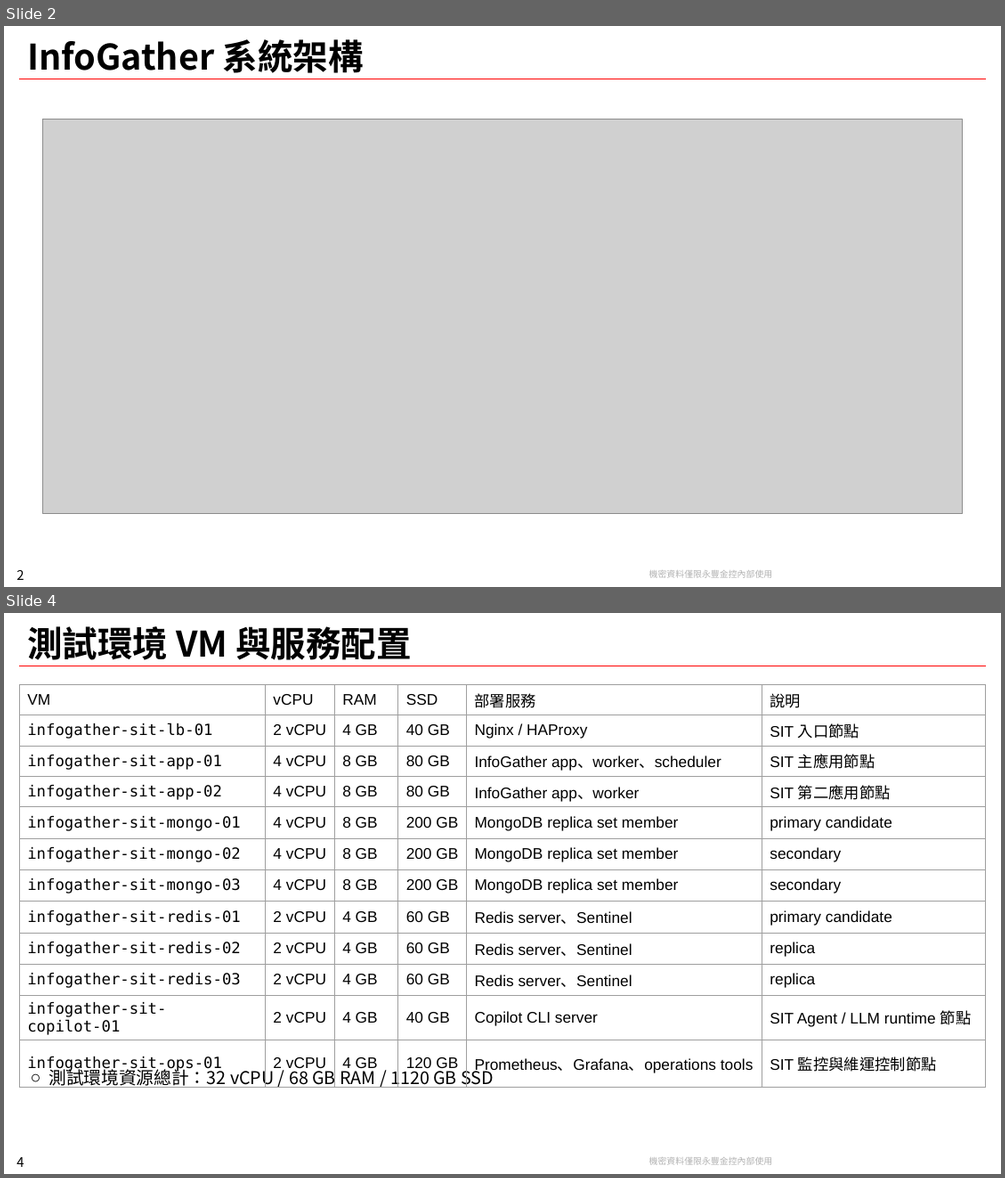
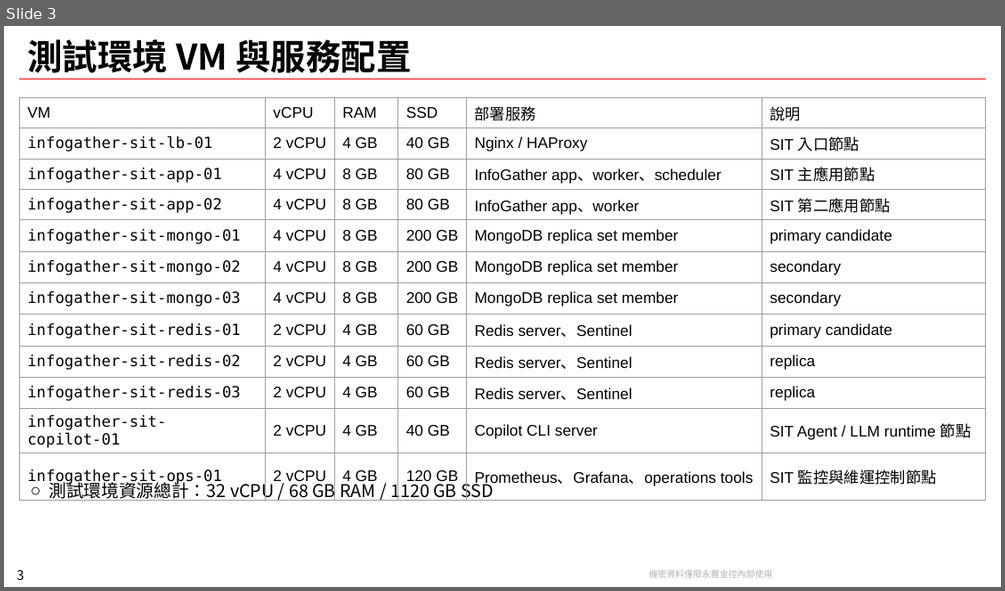
Before and after one commit to chunkai1312/temp, a slide deck: infogather.pptx. Shown one above the other, each under a label of ours: slides 2 and 4 before the commit, slide 3 after it; the slides between them are not shown. The pictures are 1005x1178 and 1005x591 pixels, drawn with LibreOffice and Linux fonts; fonts in the diff are those of the drawing; grey boxes stand for pictures; background and template pictures are left out. Boxes give left, top, right and bottom in pixels: in the first picture for what was removed or moved away, otherwise in the second. Text is boxed around its words. In the diff, an @@ line names an element or a change of style, - is before the commit and + after.

```diff
--- a/infogather.pptx
+++ b/infogather.pptx
@@ slide 2 removed at [4, 26, 1001, 587], background #FFFFFF; not listed: 3 template elements that a slide beside it also shows @@
@@ title removed at [27, 39, 364, 73] @@
-InfoGather 系統架構
@@ picture removed at [43, 119, 962, 513] @@
@@ what was slide 4 is now slide 3 @@
@@ page number at [16, 570, 24, 580]: text changed @@
-4
+3
```
Also in this commit, not shown: 3 slides changed, 3 slides added, 4 other slides removed.
